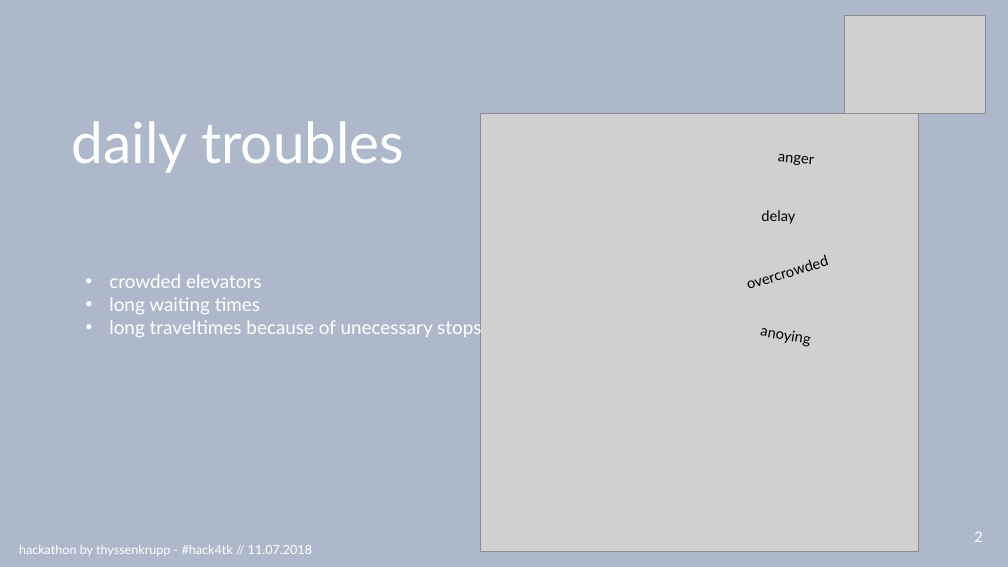
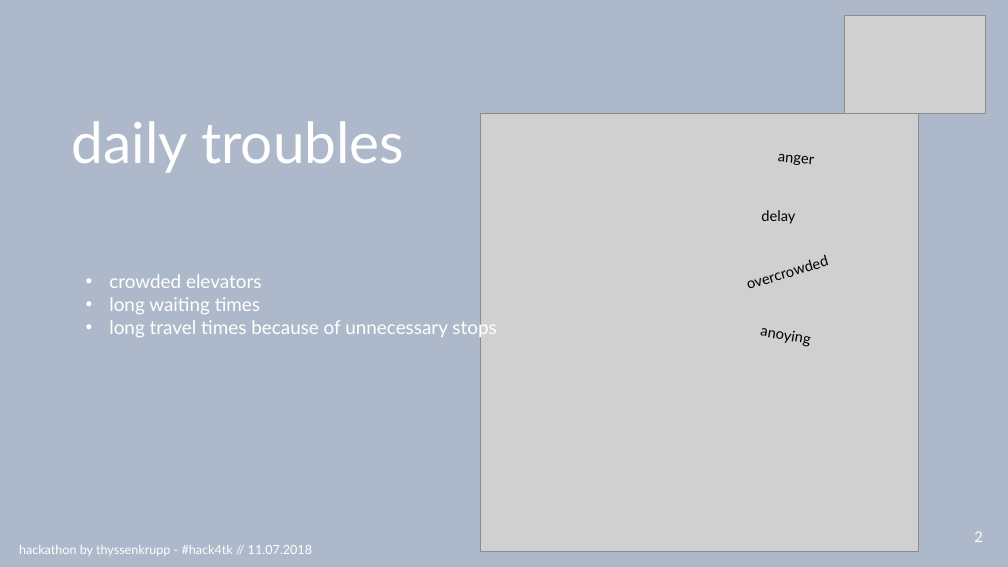
Before and after one commit to RBEGamer/HACK4TK_HACKATHON_2018, a slide deck: slide 4 of presentationHack4tk.pptx. Drawn at 1008x567 pixels with LibreOffice and Linux fonts; fonts in the diff are those of the drawing; grey boxes stand for pictures. Boxes give left, top, right and bottom in pixels: in the first picture for what was removed or moved away, otherwise in the second. Text is boxed around its words. In the diff, an @@ line names an element or a change of style, - is before the commit and + after.

```diff
--- a/presentationHack4tk.pptx
+++ b/presentationHack4tk.pptx
@@ text at bbox=[109, 317, 496, 337]: text changed @@
-• long traveltimes because of unecessary stops
+• long travel times because of unnecessary stops
```
Also in this commit, not shown: 2 other slides changed, 2 other files.
